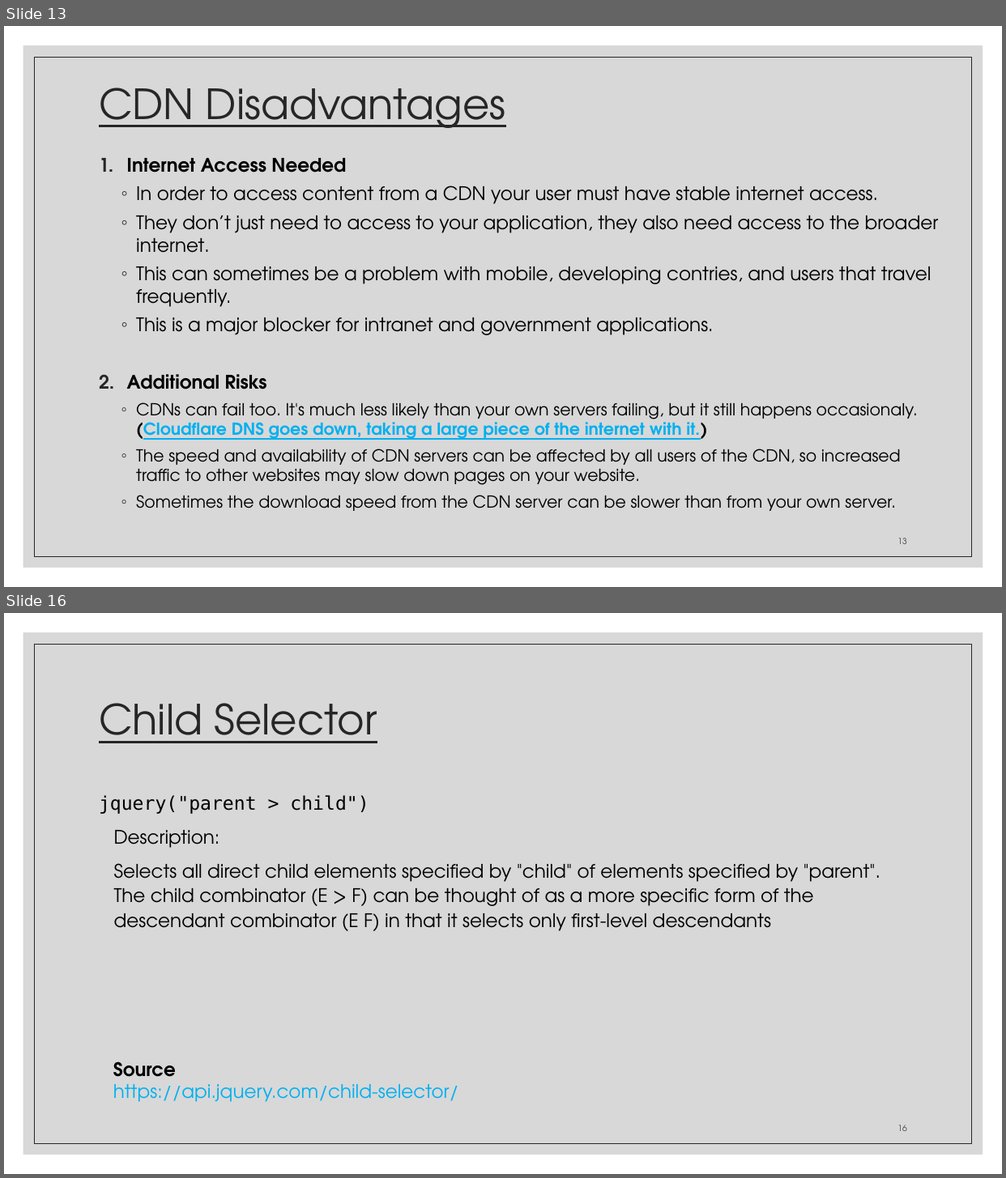
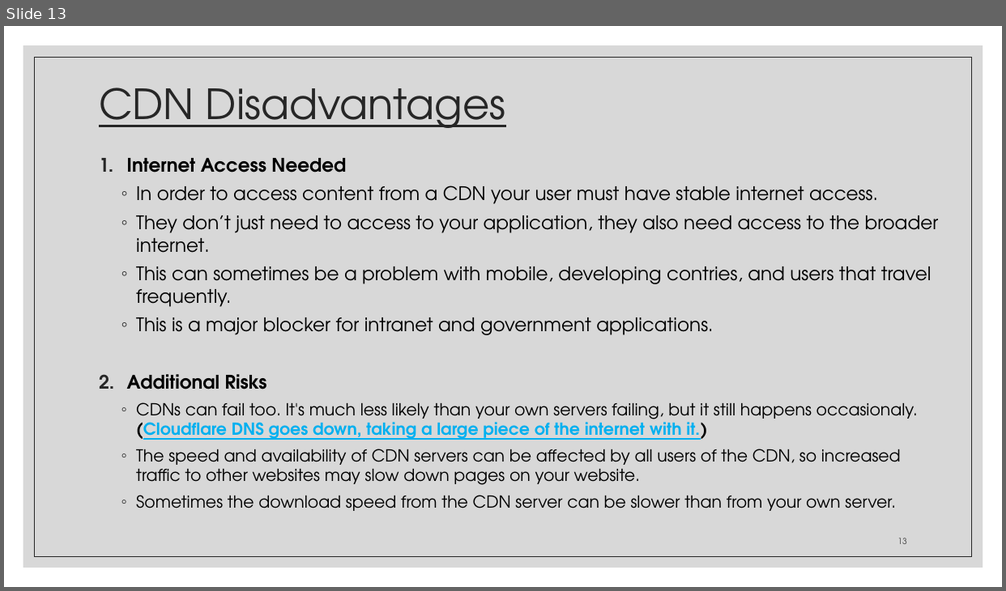
Before and after one commit to zackstotts/base-node-curriculum, a slide deck: unit_00/html_review/05 jQuery.pptx. Shown one above the other, each under a label of ours: slides 13 and 16 before the commit, slide 13 after it; the slides between them are not shown. The pictures are 1006x1178 and 1006x591 pixels, drawn with LibreOffice and Linux fonts; fonts in the diff are those of the drawing. Boxes give left, top, right and bottom in pixels: in the first picture for what was removed or moved away, otherwise in the second. Text is boxed around its words. In the diff, an @@ line names an element or a change of style, - is before the commit and + after.

Commit message:
jquery slides

```diff
--- a/unit_00/html_review/05 jQuery.pptx
+++ b/unit_00/html_review/05 jQuery.pptx
@@ slide 16 removed at (4, 613, 1002, 1174), background #FFFFFF; not listed: 2 template elements that a slide beside it also shows @@
@@ title removed at (99, 703, 377, 743) @@
-Child Selector
@@ text removed at (99, 795, 880, 931) @@
-jquery("parent > child")
-Description:
-Selects all direct child elements specified by "child" of elements specified by "parent". The child combinator (E > F) can be thought of as a more specific form of the descendant combinator (E F) in that it selects only first-level descendants
@@ text removed at (113, 1062, 459, 1102) @@
-Source
-https://api.jquery.com/child-selector/
@@ page number removed at (897, 1125, 906, 1131) @@
-16
```
Also in this commit, not shown: 12 slides changed, 15 slides added, 22 other slides removed.
